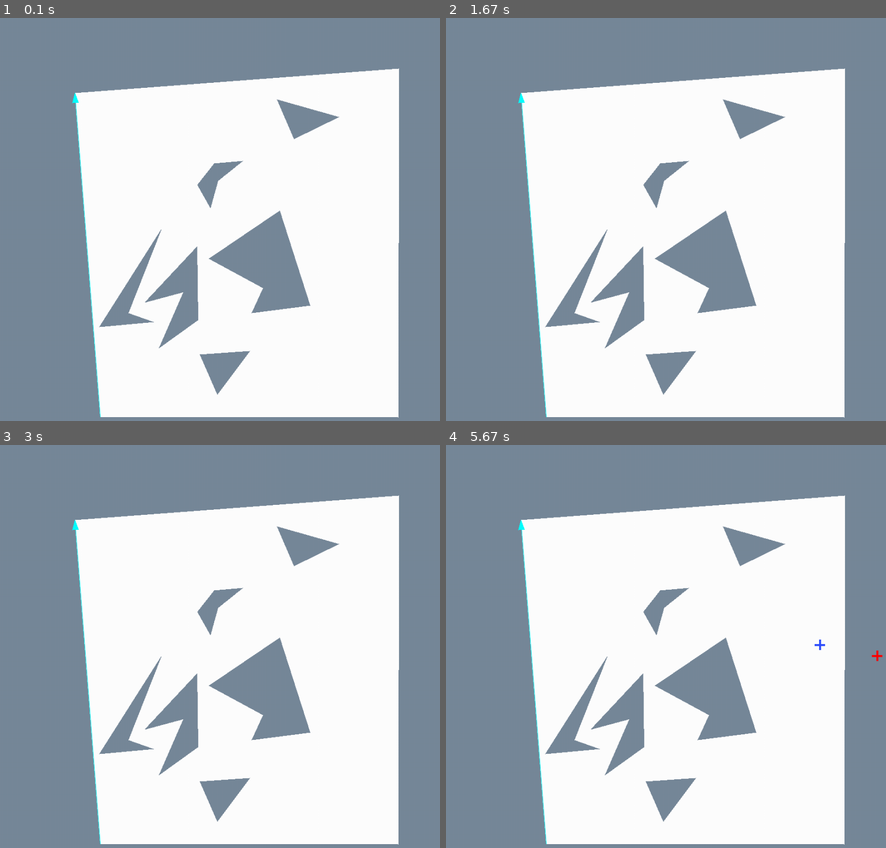
Above: before the commit, frames 1-4 (two rows, left to right).
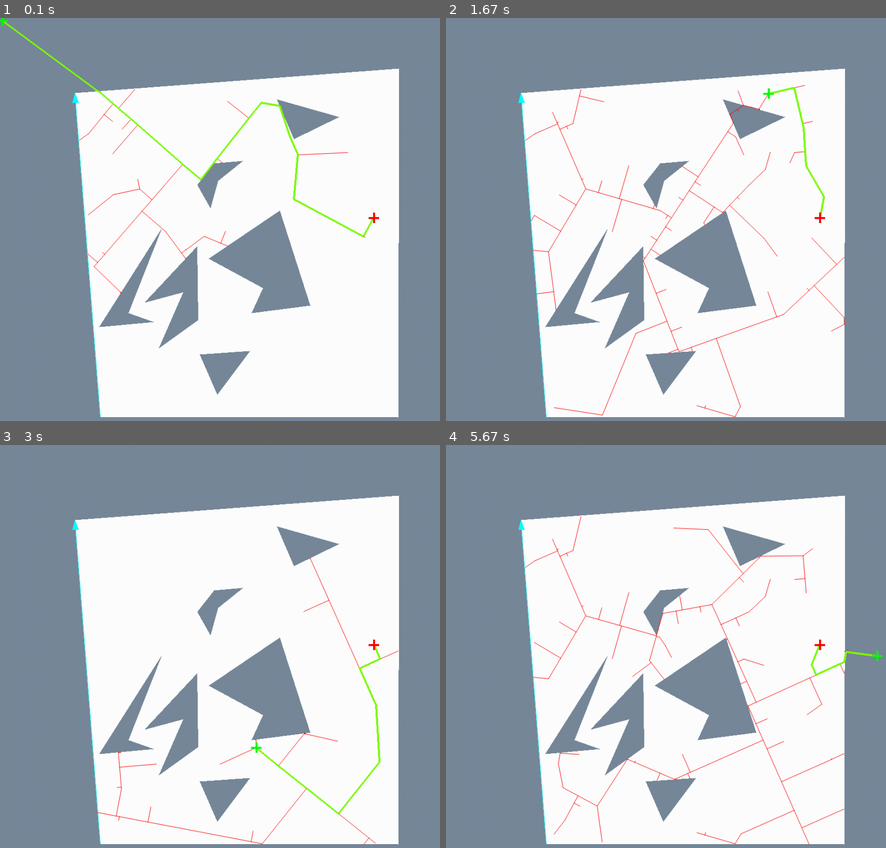
Above: after the commit, the same moments.

Repository: DoYouEvenStackSmash/planning-algorithms-exercises
Game: pygame game, started from src/ch5/random-dense-tree/rdt-demo.py
The game is run twice, just before and just after one commit, with the same random seed, the same clock (stepped at 60 frames per second) and the same inputs.
Inputs (mouse positions are in pixels of both pictures, inside the frame that each line leads up to):
- Up to frame 1 (0.1 s): no input
- Up to frame 2 (1.67 s): move the mouse to (674, 288) at 0.37 s; move the mouse to (573, 271) at 0.87 s; move the mouse to (767, 94) at 1.22 s
- Up to frame 3 (3 s): move the mouse to (259, 525) at 1.82 s; move the mouse to (255, 747) at 2.55 s
- Up to frame 4 (5.67 s): move the mouse to (824, 771) at 3.42 s; move the mouse to (824, 650) at 4.38 s; move the mouse to (877, 654) at 5.42 s

The runs differ from the first frame. In frame 1, 1.1% of the frame differs, in the area x 0-87%, y 0-69%; in frame 2, 1.5%; in frame 3, 0.9%; in frame 4, 1.5%, in the area x 17-100%, y 17-100%.

Commit message:
made some changes to improve performance

Diff:
--- a/src/ch5/random-dense-tree/helpers.py
+++ b/src/ch5/random-dense-tree/helpers.py
@@ -5,6 +5,7 @@
 from render_support import PygameArtFxns as pafn
 from cell_decomp_support import *
 
+
 class V:
     def __init__(self, pt=None):
         self.pt = pt
@@ -79,15 +80,16 @@
     Adds a vertex to a chosen edge. removes the chosen edge
     """
     edge_set.remove(edge)
-    v1, v2 = edge
-    edge_set.add((v1, v_idx))
-    edge_set.add((v_idx, v2))
+    edge_set.add((edge[0], v_idx))
+    edge_set.add((v_idx, edge[1]))
+
 
 def addV2V(vlist, edge_set, sv_idx, v_idx):
     """
     Adds a new edge between source vertex and new vertex
     """
     edge_set.add((sv_idx, v_idx))
+
 
 def get_normal_pt(edge, pt):
     """Given an edge and a point, calculates the point on the edge which is closest to the target
@@ -113,6 +115,7 @@
     d = h * np.cos(theta)
     npt = complex2cart(norm(c) * d, edge[0])
     return npt
+
 
 def get_nearest_feature(vtx_list, edge_set, tpt):
     """
@@ -159,9 +162,11 @@
     # check each obstacle edge for intersections
     for e in obs_edge_set:
         p1, p2 = ovl[e[0]].pt, ovl[e[1]].pt
-        I = VerticalCellDecomposition.get_intersection_pt(p1, p2, sv, theta)
         if test_for_intersection(p1, p2, sv, theta):
-            d = dist(I, sv)
+            # I = VerticalCellDecomposition.get_intersection_pt(p1, p2, sv, theta)
+            d = dist(
+                VerticalCellDecomposition.get_intersection_pt(p1, p2, sv, theta), sv
+            )
             min_st_dist = min(min_st_dist, d)
 
     theta, d = mfn.car2pol(sv, tpt)
@@ -172,10 +177,10 @@
         flag = True
 
     # create the new vertex
-    npt = mfn.pol2car(sv, min_st_dist-1, theta)
+    # npt = mfn.pol2car(sv, min_st_dist-1, theta)
     np_idx = len(vlist)
-    npv = V(npt)
-    vlist.append(npv)
+    # npv = V(npt)
+    vlist.append(V(mfn.pol2car(sv, min_st_dist - 1, theta)))
     addV2V(vlist, edge_set, sv_idx, np_idx)
     return flag
 
@@ -201,16 +206,17 @@
         return False
     return True
 
+
 def get_rand_sequence(k=32, ub=1000):
     """
     Generates a random sequence of floats between 0,1000
     returns a sequence of points
     """
     rng = np.random.default_rng(12345)
-    rand_val = lambda: (rng.uniform()) *700 + 130
+    rand_val = lambda: (rng.uniform()) * 700 + 130
     pl = []
     for i in range(k):
-        x = rand_val()-10
-        y = rand_val()-10
+        x = rand_val() - 10
+        y = rand_val() - 10
         pl.append((x, y))
     return pl
--- a/src/ch5/random-dense-tree/rdt-demo.py
+++ b/src/ch5/random-dense-tree/rdt-demo.py
@@ -8,14 +8,18 @@
 import sys
 import numpy as np
 from graph_processing import *
+
 sys.path.append("./DCEL")
 from helpers import *
 
 from test_objects import *
 
+GOAL_SEEK_PROB = 0.33
+rng = np.random.default_rng()
+rand_val = lambda: (int(rng.uniform(0, int(GOAL_SEEK_PROB * 100))))
 
-rng = np.random.default_rng()
-rand_val = lambda: (int(rng.uniform(0, 3)))
+DEBUG = True
+
 
 def RDT_loop(screen, start, goal, obs_edge_set, input_points, obstacle_vertex_list):
     """
@@ -27,60 +31,67 @@
     el = None
     # randvals = [rand_val() for _ in range(len(input_points))]
     i = 0
+
+    # i+=1
     while i < len(input_points):
         tpt = input_points[i]
         # beeline for the goal
         if rand_val() == 1:
             tpt = goal
-            i = i-1
+            i = i - 1
         else:
             f2 = get_nearest_feature(obstacle_vertex_list, obs_edge_set, tpt)
             n = None
             if len(f2) > 1:
-                n = get_normal_pt((obstacle_vertex_list[f2[0]].pt, obstacle_vertex_list[f2[1]].pt), tpt)
+                n = get_normal_pt(
+                    (obstacle_vertex_list[f2[0]].pt, obstacle_vertex_list[f2[1]].pt),
+                    tpt,
+                )
             else:
                 n = obstacle_vertex_list[f2[0]].pt
             if dist(tpt, n) < 1:
-                i+=1
+                i += 1
                 continue
 
         f = get_nearest_feature(vlist, edge_set, tpt)
-        # oreal = 0
 
         # nearest feature is an edge
         if len(f) > 1:
-            vl1, vl2 = f
-            v1, v2 = vlist[vl1], vlist[vl2]
-            n = get_normal_pt((v1.pt, v2.pt), tpt)
-            nv = V(n)
+            # vl1, vl2 = f
+            # v1, v2 = vlist[f[0]], vlist[f[1]]
+            n = get_normal_pt((vlist[f[0]].pt, vlist[f[1]].pt), tpt)
+            # nv = V(n)
             nv_idx = len(vlist)
-            vlist.append(nv)
+            vlist.append(V(n))
             # break the edge at the normal point
             addV2E(vlist, edge_set, f, nv_idx)
-            # oreal+=1
+
             # set nearest feature to the new vertex breaking the edge
             f = [nv_idx]
 
         # set source vertex to the nearest feature
         sv_idx = f[0]
 
-        # foreal = len(edge_set)
         # add the new edge if it exists
-        flag = check_path(vlist, obs_edge_set, sv_idx, tpt,edge_set, obstacle_vertex_list)
-        # oreal += foreal - len(edge_set)
-        i+=1
+        flag = check_path(
+            vlist, obs_edge_set, sv_idx, tpt, edge_set, obstacle_vertex_list
+        )
 
+        i += 1
 
         # finish
         if tpt == goal and flag:
-                    # render the current tree
-            for e in list(edge_set):
-                p1, p2 = vlist[e[0]].pt, vlist[e[1]].pt
-                pafn.frame_draw_line(screen, (p1,p2),pafn.colors["red"])
+            # render the current tree
+            if DEBUG:
+                for e in list(edge_set):
+                    p1, p2 = vlist[e[0]].pt, vlist[e[1]].pt
+                    pafn.frame_draw_line(screen, (p1, p2), pafn.colors["red"])
             # compute the path between start and goal
-            pth = get_path(build_inverted_tree(list(edge_set), 0), 0, len(vlist)-1)
-            for j,p in enumerate(pth):
-                pafn.frame_draw_bold_line(screen, [vlist[p[0]].pt, vlist[p[1]].pt], pafn.colors["lawngreen"])
+            pth = get_path(build_inverted_tree(list(edge_set), 0), 0, len(vlist) - 1)
+            for j, p in enumerate(pth):
+                pafn.frame_draw_bold_line(
+                    screen, [vlist[p[0]].pt, vlist[p[1]].pt], pafn.colors["lawngreen"]
+                )
             return
 
 
@@ -89,16 +100,16 @@
 v2pt = lambda p: p.get_point_coordinate()
 edge_vtx = lambda e: e.get_source_vertex()
 
+
 def main():
-
     pygame.init()
     screen = pafn.create_display(1000, 1000)
     pafn.clear_frame(screen)
 
     ID, dcel = sq_test_obj()
     oel = dcel.construct_global_edge_list()
-    opl = {v2pt(e.get_source_vertex()):i for i,e in enumerate(oel)}
-    ovl = [V(k) for k,v in opl.items()]
+    opl = {v2pt(e.get_source_vertex()): i for i, e in enumerate(oel)}
+    ovl = [V(k) for k, v in opl.items()]
 
     # print(opl[0].pt)
     obs_edge_set = set()
@@ -111,13 +122,25 @@
 
     # sample the input space
     input_points = get_rand_sequence(300)
+    ips = set(input_points)
+    for tpt in input_points:
+        f2 = get_nearest_feature(ovl, obs_edge_set, tpt)
+        n = None
+        if len(f2) > 1:
+            n = get_normal_pt((ovl[f2[0]].pt, ovl[f2[1]].pt), tpt)
+        else:
+            n = ovl[f2[0]].pt
+        if dist(tpt, n) < 1:
+            ips.remove(tpt)
+    input_points = list(ips)
 
     draw_face(screen, dcel, ID)
     pygame.display.update()
-    s = (330,600)
-    g = (750,400)
+
+    s = (330, 600)
+    g = (750, 400)
     last = None
-    time.sleep(3)
+    # time.sleep(3)
     while 1:
         for event in pygame.event.get():
             if event.type == pygame.MOUSEBUTTONDOWN:
@@ -128,9 +151,9 @@
             last = goal
             pafn.clear_frame(screen)
             draw_face(screen, dcel, ID)
-            RDT_loop(screen, goal,g,obs_edge_set,input_points, ovl)
-            pafn.frame_draw_cross(screen, g, pafn.colors["indigo"])
-            pafn.frame_draw_cross(screen, goal, pafn.colors["red"])
+            RDT_loop(screen, goal, g, obs_edge_set, input_points, ovl)
+            pafn.frame_draw_cross(screen, g, pafn.colors["red"])
+            pafn.frame_draw_cross(screen, goal, pafn.colors["green"])
             pygame.display.update()
 
     pygame.display.update()
